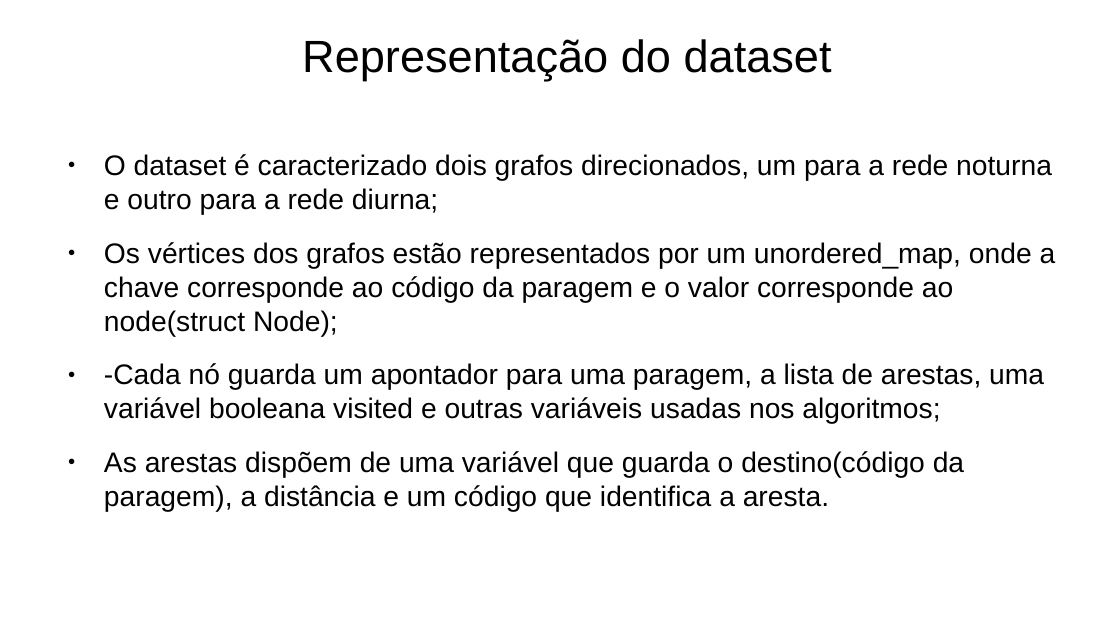
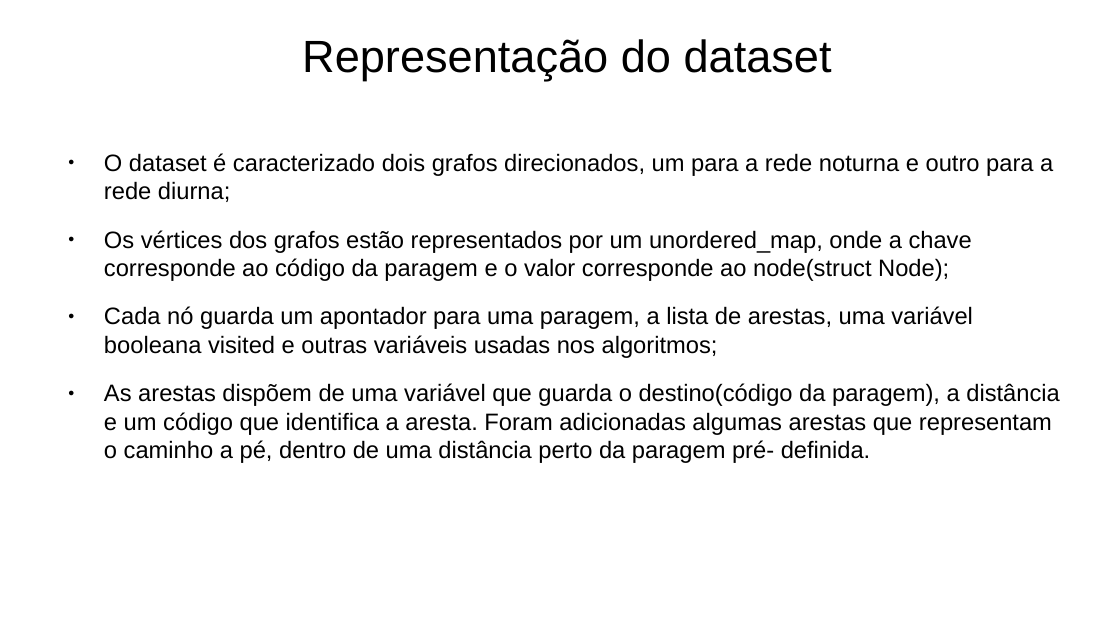
Before and after one commit to Naapperas/feup-aed-proj2, a slide deck: slide 4 of Apresentação.pptx. Drawn at 1120x630 pixels with LibreOffice and Linux fonts; fonts in the diff are those of the drawing. Boxes give left, top, right and bottom in pixels: in the first picture for what was removed or moved away, otherwise in the second. Text is boxed around its words. In the diff, an @@ line names an element or a change of style, - is before the commit and + after.

Commit message:
Updated ppt

```diff
--- a/Apresentação.pptx
+++ b/Apresentação.pptx
@@ text at (104,153,1053,281): size 20 to 16.8 pt in "O dataset é caracterizado dois grafos direcionados, ...", "Os vértices dos grafos estão representados por ..." @@
@@ text at (104,306,1059,463): text changed; size 20 to 16.8 pt @@
-● -Cada nó guarda um apontador para uma paragem, a lista de arestas, uma variável booleana visited e outras variáveis usadas nos algoritmos;
-● As arestas dispõem de uma variável que guarda o destino(código da paragem), a distância e um código que identifica a aresta.
+● Cada nó guarda um apontador para uma paragem, a lista de arestas, uma variável booleana visited e outras variáveis usadas nos algoritmos;
+● As arestas dispõem de uma variável que guarda o destino(código da paragem), a distância e um código que identifica a aresta. Foram adicionadas algumas arestas que representam o caminho a pé, dentro de uma distância perto da paragem pré- definida.
```
